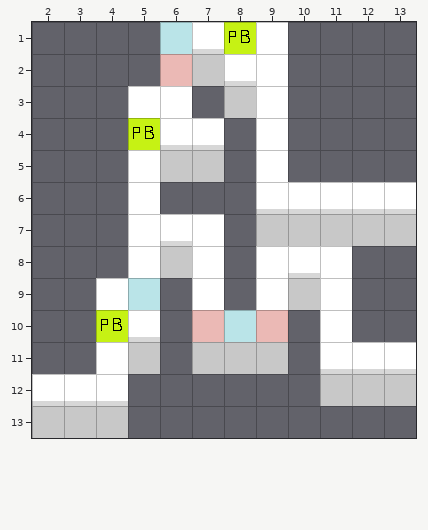
An edit to a level. Tiled map, Light Map 2.tmx. The picture above was drawn from the file before the commit.
Cells are 32x32 px. Shown: x 2..13, y 1..13. The old version is drawn lined up with the new one.
After the commit:
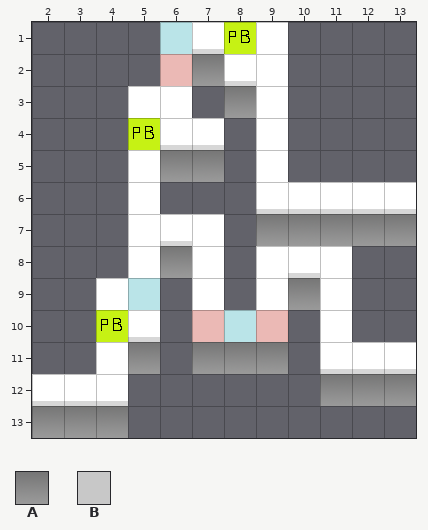
Key: from "tileset": A 0, B 4.
_ is an empty cell.
From old to new:
everything moved by +1,+0 cells (the old picture is shown already moved)
Layer "Background":
Tile A replaces tile B in row 2 at x 7; in row 3 at x 8; in row 5 at x 6 to 7; in row 7 at x 9 to 13; in row 8 at x 6; in row 9 at x 10.
Tile A replaces tile B in row 11 at x 5 and 7 to 9; in row 12 at x 11 to 13; in row 13 at x 2 to 4.
